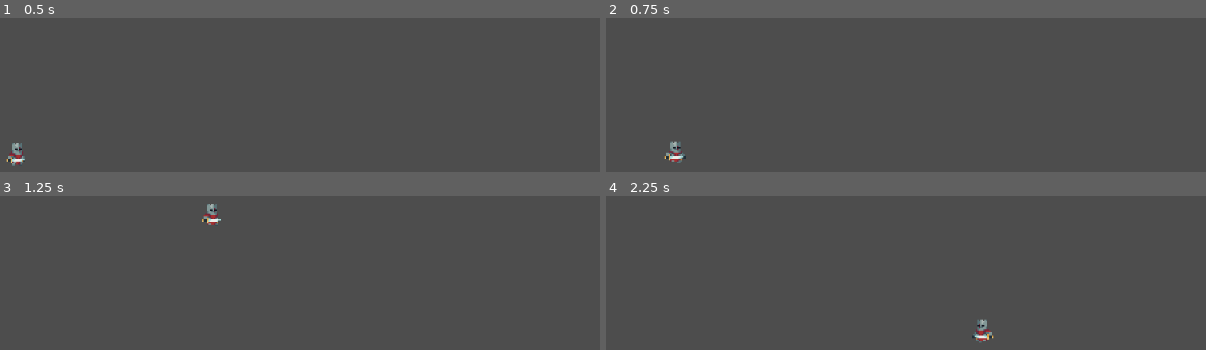
Above: before the commit, frames 1-4 (two rows, left to right).
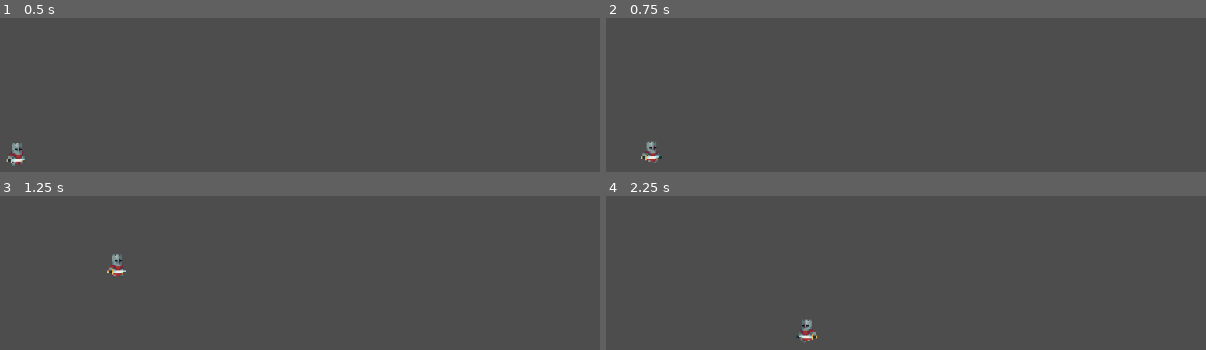
Above: after the commit, the same moments.

Repository: BananaBoyGit/Terraria
Game: Godot game, scene res://Scenes/WorldScene.tscn
The game is run twice, just before and just after one commit, with the same random seed, the same clock (stepped at 60 frames per second) and the same inputs.
Inputs:
- Up to frame 1 (0.5 s): no input
- Up to frame 2 (0.75 s): tap Enter at 0.5 s; hold D (PlayerRight) from 0.53 s (still down)
- Up to frame 3 (1.25 s): keep holding D (PlayerRight); tap Space (PlayerJump) at 0.77 s
- Up to frame 4 (2.25 s): tap Space (PlayerJump) at 1.52 s; release D (PlayerRight) at 2.03 s; hold Left (PlayerLeft) from 2.03 s (still down)

Frame 1 is identical in both runs. In frame 2, 0.6% of the frame differs, in the area x 5-14%, y 79-95%; in frame 3, 0.5%; in frame 4, 0.6%, in the area x 31-65%, y 79-95%.

Commit message:
Deleted Movement FSM from player.
Also added a animation for characters.

Diff:
--- a/Scenes/Player.tscn
+++ b/Scenes/Player.tscn
@@ -1,14 +1,9 @@
-[gd_scene load_steps=49 format=3 uid="uid://dsd7xpwd8fka1"]
+[gd_scene load_steps=44 format=3 uid="uid://dsd7xpwd8fka1"]
 
 [ext_resource type="Texture2D" uid="uid://daqydhaivx4yq" path="res://Assets/Arts/Knight_anin.png" id="1_4jmsw"]
-[ext_resource type="Script" path="res://Scripts/Patterns/FSM/FSM.gd" id="1_ixqi6"]
-[ext_resource type="Script" path="res://Scripts/MovementStates/MoveKeeper.gd" id="2_fdsjw"]
-[ext_resource type="Script" path="res://Scripts/MovementStates/MovementAnimation.gd" id="2_feaqv"]
-[ext_resource type="Script" path="res://Scripts/MovementStates/MoveState.gd" id="3_0b35t"]
-[ext_resource type="Script" path="res://Scripts/MovementStates/IdleState.gd" id="4_hmbs5"]
-[ext_resource type="Script" path="res://Scripts/MovementStates/JumpState.gd" id="5_2h2l6"]
-[ext_resource type="Script" path="res://Scripts/MovementStates/FallState.gd" id="6_o65sd"]
-[ext_resource type="Script" path="res://Scripts/MovementStates/MovementGeneralChanger.gd" id="7_5absm"]
+[ext_resource type="Script" path="res://Scripts/Player/Movement.gd" id="2_36uun"]
+[ext_resource type="Script" path="res://Scripts/Player/PlayerAnimation.gd" id="2_fq6ol"]
+[ext_resource type="Script" path="res://Scripts/HP/Hp.gd" id="4_kue8r"]
 
 [sub_resource type="RectangleShape2D" id="RectangleShape2D_ch4c6"]
 size = Vector2(7, 14)
@@ -316,46 +311,14 @@
 sprite_frames = SubResource("SpriteFrames_5jlwd")
 animation = &"Move"
 autoplay = "Idle"
-script = ExtResource("2_feaqv")
+script = ExtResource("2_fq6ol")
 _character = NodePath("..")
 
-[node name="MovementFSM" type="Node" parent="." node_paths=PackedStringArray("_initialState")]
-script = ExtResource("1_ixqi6")
-_initialState = NodePath("MoveState")
-
-[node name="StateKeeper" type="Node" parent="MovementFSM" node_paths=PackedStringArray("moveState", "idleState", "jumpState", "fallState")]
-script = ExtResource("2_fdsjw")
-moveState = NodePath("../MoveState")
-idleState = NodePath("../IdleState")
-jumpState = NodePath("../JumpState")
-fallState = NodePath("../FallState")
-
-[node name="MoveState" type="Node" parent="MovementFSM" node_paths=PackedStringArray("_generalStateChanger", "_stateKeeper", "_character")]
-script = ExtResource("3_0b35t")
-_generalStateChanger = NodePath("../GeneralStateChanger")
-speed = 200.0
-_stateKeeper = NodePath("../StateKeeper")
-_character = NodePath("../..")
-
-[node name="IdleState" type="Node" parent="MovementFSM" node_paths=PackedStringArray("_generalStateChanger", "_stateKeeper", "_character")]
-script = ExtResource("4_hmbs5")
-_generalStateChanger = NodePath("../GeneralStateChanger")
-_stateKeeper = NodePath("../StateKeeper")
-_character = NodePath("../..")
-
-[node name="JumpState" type="Node" parent="MovementFSM" node_paths=PackedStringArray("_generalStateChanger", "_stateKeeper", "_character")]
-script = ExtResource("5_2h2l6")
-_generalStateChanger = NodePath("../GeneralStateChanger")
-_stateKeeper = NodePath("../StateKeeper")
-_character = NodePath("../..")
-
-[node name="FallState" type="Node" parent="MovementFSM" node_paths=PackedStringArray("_stateKeeper", "_character")]
-script = ExtResource("6_o65sd")
-_stateKeeper = NodePath("../StateKeeper")
-_character = NodePath("../..")
-
-[node name="GeneralStateChanger" type="Node" parent="MovementFSM" node_paths=PackedStringArray("_character", "_FSM", "_stateKeeper")]
-script = ExtResource("7_5absm")
-_character = NodePath("../..")
-_FSM = NodePath("..")
-_stateKeeper = NodePath("../StateKeeper")
+[node name="Movement" type="Node2D" parent="." node_paths=PackedStringArray("_player")]
+script = ExtResource("2_36uun")
+_player = NodePath("..")
+speed = 100.0
+jumpVelocity = -325.0
+
+[node name="Hp" type="Node" parent="."]
+script = ExtResource("4_kue8r")
--- /dev/null
+++ b/Scenes/ThiefEnemy.tscn
@@ -0,0 +1,13 @@
+[gd_scene load_steps=3 format=3 uid="uid://da5seo5y4qnsg"]
+
+[ext_resource type="Script" path="res://Scripts/Player/PlayerAnimation.gd" id="1_mp71q"]
+
+[sub_resource type="RectangleShape2D" id="RectangleShape2D_vnrgu"]
+
+[node name="ThiefEnemy" type="CharacterBody2D"]
+
+[node name="Collision" type="CollisionShape2D" parent="."]
+shape = SubResource("RectangleShape2D_vnrgu")
+
+[node name="CharacterAnimation" type="AnimatedSprite2D" parent="."]
+script = ExtResource("1_mp71q")
--- a/Scenes/WorldScene.tscn
+++ b/Scenes/WorldScene.tscn
@@ -1,9 +1,11 @@
-[gd_scene load_steps=3 format=3 uid="uid://ljan3lyseou5"]
+[gd_scene load_steps=4 format=3 uid="uid://ljan3lyseou5"]
 
 [ext_resource type="PackedScene" uid="uid://dsd7xpwd8fka1" path="res://Scenes/Player.tscn" id="1_ku24b"]
 
 [sub_resource type="RectangleShape2D" id="RectangleShape2D_e15bi"]
 size = Vector2(1142, 36)
+
+[sub_resource type="RectangleShape2D" id="RectangleShape2D_vnrgu"]
 
 [node name="World" type="Node2D"]
 
@@ -19,3 +21,8 @@
 [node name="CollisionShape2D" type="CollisionShape2D" parent="StaticBody2D"]
 position = Vector2(561, 8)
 shape = SubResource("RectangleShape2D_e15bi")
+
+[node name="ThiefEnemy" type="CharacterBody2D" parent="."]
+
+[node name="Collision" type="CollisionShape2D" parent="ThiefEnemy"]
+shape = SubResource("RectangleShape2D_vnrgu")
--- /dev/null
+++ b/Scripts/Attack/AbstractAttack.gd
@@ -0,0 +1,18 @@
+extends Node
+
+class_name AbstractAttack
+
+@export var damage: float = 2.0
+@export var reloadTime: float = 0.2
+
+var is_reload: bool
+
+func Attack(hp: Hp) -> float:
+	hp.ApplyDamage(damage)
+	Reload()
+	return damage
+
+func Reload() -> void:
+	is_reload = false
+	await get_tree().create_timer(reloadTime).timeout
+	is_reload = true
--- /dev/null
+++ b/Scripts/HP/Hp.gd
@@ -0,0 +1,34 @@
+extends Node
+
+class_name Hp
+
+@export var maxHealthPoints: float = 100.0
+
+var currentHealthPoints: float
+
+signal Damaged
+signal Died
+
+func _ready() -> void:
+	SetCurrentHP(maxHealthPoints)
+
+func ApplyDamage(damage: float):
+	currentHealthPoints -= damage
+	Damaged.emit()
+	if IsDied():
+		Die()
+
+func IsDied() -> bool:
+	return currentHealthPoints <= 0.0
+
+func Die() -> void:
+	Died.emit()
+
+func GetMaxHP() -> float:
+	return maxHealthPoints
+
+func SetCurrentHP(newHP: float):
+	currentHealthPoints = newHP
+
+func GetCurrentHP() -> float:
+	return currentHealthPoints
--- a/Scripts/MovementStates/FallState.gd
+++ /dev/null
@@ -1,17 +0,0 @@
-extends MovementState
-
-class_name FallState
-
-@export var gravity: float = 1000.0
-
-func _physics_process(delta):
-	_character.velocity.y += gravity * delta
-
-func Update(delta: float) -> void:
-	_character.velocity.x = MoveInput.GetMoveInput() * _stateKeeper.GetMoveState().GetSpeed()
-	_character.move_and_slide()
-	CheckConditionToChangeIdleState()
-
-func CheckConditionToChangeIdleState() -> void:
-	if _character.is_on_floor():
-		Transitioned.emit(_stateKeeper.GetIdleState())
--- a/Scripts/MovementStates/GeneralStateChanger.gd
+++ /dev/null
@@ -1 +0,0 @@
-extends GeneralStateChanger
--- a/Scripts/MovementStates/IdleState.gd
+++ /dev/null
@@ -1,9 +0,0 @@
-extends MovementState
-
-class_name IdleState
-
-@export var _generalStateChanger:  MovementGeneralStateChanger
-
-func Update(delta: float):
-	_generalStateChanger.CheckConditionToChangeStateOnMove()
-	_generalStateChanger.CheckConditionToChangeStateOnJump()
--- a/Scripts/MovementStates/JumpState.gd
+++ /dev/null
@@ -1,11 +0,0 @@
-extends MovementState
-
-class_name JumpState
-
-@export var _generalStateChanger:  MovementGeneralStateChanger
-@export var _jumpVelocity: float = 400.0
-
-func Update(delta: float) -> void:
-	_character.velocity.y = -_jumpVelocity
-	_character.move_and_slide()
-	_generalStateChanger.CheckConditionToChangeStateOnFall()
--- a/Scripts/MovementStates/MoveKeeper.gd
+++ /dev/null
@@ -1,20 +0,0 @@
-extends StateKeeper
-
-class_name MoveFSMStateKeeper
-
-@export var moveState: MoveState
-@export var idleState: IdleState
-@export var jumpState: JumpState
-@export var fallState: FallState
-
-func GetFallState() -> FallState:
-	return fallState
-
-func GetJumpState() -> JumpState:
-	return jumpState
-
-func GetMoveState() -> MoveState:
-	return moveState
-
-func GetIdleState() -> IdleState:
-	return idleState
--- a/Scripts/MovementStates/MoveState.gd
+++ /dev/null
@@ -1,24 +0,0 @@
-extends MovementState
-
-class_name MoveState
-
-@export var _generalStateChanger: MovementGeneralStateChanger
-@export_group("Move settings")
-@export var speed: float = 300.0
-
-var moveDirection: float
-
-func Update(delta: float) -> void:
-	moveDirection = MoveInput.GetMoveInput()
-	_character.velocity.x = speed * moveDirection
-	_character.move_and_slide()
-
-	CheckConditionToChangeToIdleState()
-	_generalStateChanger.CheckConditionToChangeStateOnJump()
-
-func CheckConditionToChangeToIdleState() -> void:
-	if _character.velocity == Vector2.ZERO:
-		Transitioned.emit(_stateKeeper.GetIdleState())
-
-func GetSpeed() -> float:
-	return speed
--- a/Scripts/MovementStates/MovementGeneralChanger.gd
+++ /dev/null
@@ -1,19 +0,0 @@
-extends GeneralStateChanger
-
-class_name MovementGeneralStateChanger
-
-@export var _character: CharacterBody2D
-@export var _FSM: FSM
-@export var _stateKeeper: MoveFSMStateKeeper
-
-func CheckConditionToChangeStateOnFall():
-	if !_character.is_on_floor():
-		_FSM.currentState.Transitioned.emit(_stateKeeper.GetFallState())
-
-func CheckConditionToChangeStateOnMove():
-	if MoveInput.GetMoveInput():
-		_FSM.currentState.Transitioned.emit(_stateKeeper.GetMoveState())
-
-func CheckConditionToChangeStateOnJump():
-	if _character.is_on_floor() and JumpInput.GetJumpInput():
-		_FSM.currentState.Transitioned.emit(_stateKeeper.GetJumpState())
--- a/Scripts/MovementStates/MovementState.gd
+++ /dev/null
@@ -1,6 +0,0 @@
-extends State
-
-class_name MovementState
-
-@export var _stateKeeper: MoveFSMStateKeeper
-@export var _character: CharacterBody2D
--- a/Scripts/Patterns/FSM/FSM.gd
+++ /dev/null
@@ -1,27 +0,0 @@
-extends Node
-
-class_name FSM
-
-@export var _initialState: State
-
-var currentState: State
-
-func _ready():
-	InitializeCurrentState()
-
-func InitializeCurrentState():
-	if _initialState:
-		currentState = _initialState
-		currentState.Transitioned.connect(ChangeCurrentState)
-		currentState.Enter()
-
-func _process(delta):
-	if currentState:
-		currentState.Update(delta)
-
-func ChangeCurrentState(nextState: State):
-	if currentState:
-		currentState.Exit()
-	currentState = nextState
-	currentState.Transitioned.connect(ChangeCurrentState)
-	currentState.Enter()
--- a/Scripts/Patterns/FSM/GeneralStateChanger.gd
+++ /dev/null
@@ -1,3 +0,0 @@
-extends Node
-
-class_name GeneralStateChanger
--- a/Scripts/Patterns/FSM/State.gd
+++ /dev/null
@@ -1,14 +0,0 @@
-extends Node
-
-class_name State
-
-signal Transitioned(nextState: State)
-
-func Enter():
-	pass
-
-func Update(delta: float):
-	pass
-
-func Exit():
-	pass
--- a/Scripts/Patterns/FSM/StateKeeper.gd
+++ /dev/null
@@ -1,3 +0,0 @@
-extends Node
-
-class_name StateKeeper
--- /dev/null
+++ b/Scripts/Player/Movement.gd
@@ -0,0 +1,36 @@
+extends Node2D
+
+class_name PlayerMovement
+
+@export var _player: CharacterBody2D
+
+@export_group("Settings")
+@export var speed = 300.0
+@export var jumpVelocity = -400.0
+@export var gravity: float = 1000.0
+
+var moveDirection: float
+
+func _physics_process(delta):
+	_ApplyGravity(delta)
+
+	if JumpInput.GetJumpInput() and _player.is_on_floor():
+		_ApplyJump()
+
+	_AssignMoveDirection()
+	MoveAtDirection(moveDirection)
+
+	_player.move_and_slide()
+
+func _ApplyJump() -> void:
+	_player.velocity.y = jumpVelocity
+
+func _ApplyGravity(delta: float) -> void:
+	if not _player.is_on_floor():
+		_player.velocity.y += gravity * delta
+
+func _AssignMoveDirection() -> void:
+	moveDirection = MoveInput.GetMoveInput()
+
+func MoveAtDirection(direction: float) -> void:
+	_player.velocity.x = moveDirection * speed
--- a/Scripts/MovementStates/MovementAnimation.gd
+++ b/Scripts/Player/PlayerAnimation.gd
@@ -1,4 +1,6 @@
 extends AnimatedSprite2D
+
+class_name CharacterAnimation
 
 @export var _character: CharacterBody2D
 
@@ -34,8 +36,9 @@
 func FlipSpriteAtVelocityX(velocityX: float) -> void:
 	if velocityX < 0.0:
 		flip_h = true
-	else:
+	elif velocityX > 0.0:
 		flip_h = false
 
 func _OnPrioretyAnimationFinished() -> void:
+	animation_finished.disconnect(_OnPrioretyAnimationFinished)
 	animationPriorety = 0
--- a/project.godot
+++ b/project.godot
@@ -14,6 +14,10 @@
 run/main_scene="res://Scenes/WorldScene.tscn"
 config/features=PackedStringArray("4.0", "Forward Plus")
 config/icon="res://icon.svg"
+
+[display]
+
+window/size/always_on_top=true
 
 [input]
 
